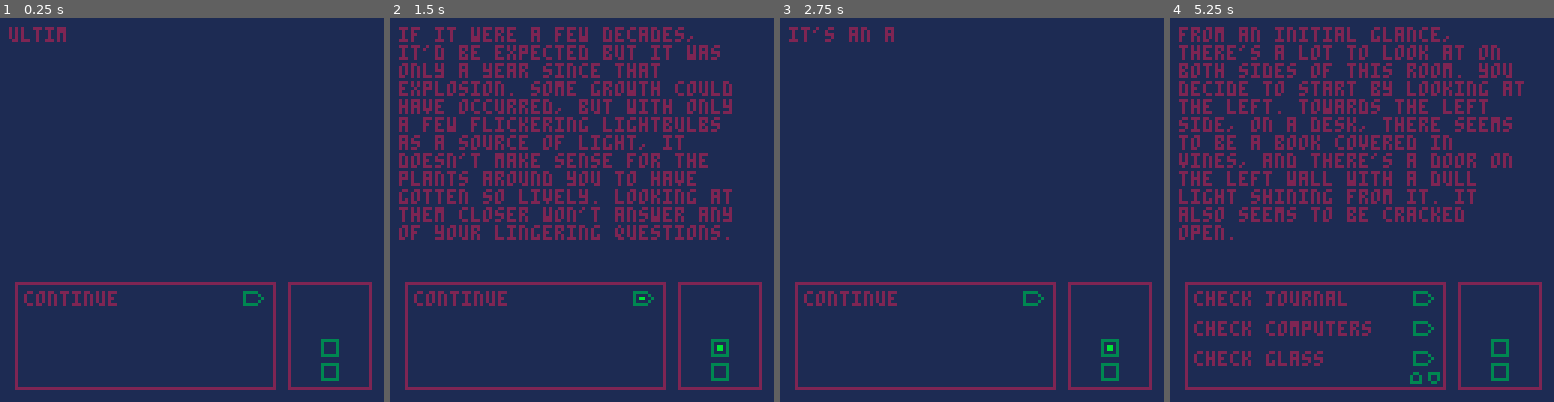
Above: before the commit, frames 1-4 (left to right).
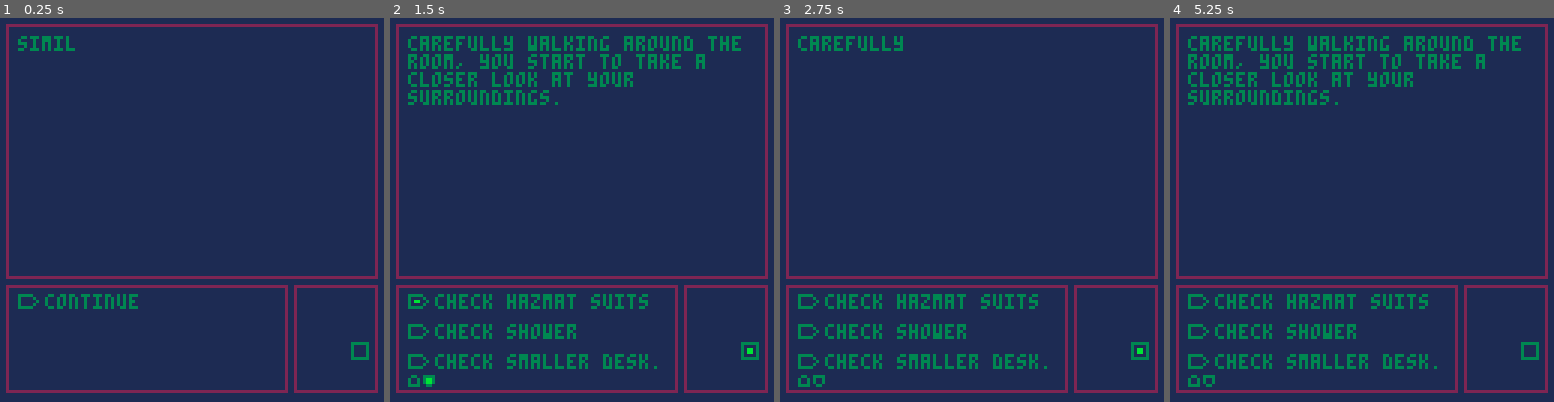
Above: after the commit, the same moments.

Repository: NeoTheSilent/A-Forgotten-Journal
Game: PICO-8 cartridge evastory.p8
Same seed, same stepped clock (60 frames per second), same inputs: the game is played once before the commit and once after it.
Inputs:
- Up to frame 1 (0.25 s): no input
- Up to frame 2 (1.5 s): tap X (X key) at 0.33, 1.07 s; tap O (Z key) at 0.7 s
- Up to frame 3 (2.75 s): tap O (Z key) at 1.7, 2.1, 2.5 s; tap X (X key) at 1.85 s; hold Up 2.15-2.42 s
- Up to frame 4 (5.25 s): tap O (Z key) every 0.4 s from 2.9 to 4.9 s; tap X (X key) at 2.97, 4.08, 5.2 s; hold Down 3.63-3.97 s; hold Up 4.73-5.03 s

The runs differ from the first frame. In frame 1, 8.9% of the frame differs, in the area x 1-99%, y 1-98%; in frame 2, 30%; in frame 3, 12%; in frame 4, 29%.

Commit message:
v1.12
Major rework for UI - Text will display incorrectly at this time due to the issues, but will be solved by rewriting the text and properly understanding new limits. Minor Room 6 work has been done, and the groundwork for "preview" rooms are in place, i.e: if a player can see a door of a room they haven't entered yet, they can see it on the map to understand the layout of the land better. Only the preview for room 4 has been done for now, but other rooms can easily have this added.

Diff:
--- a/evastory.p8
+++ b/evastory.p8
@@ -6,7 +6,7 @@
 		//info for the player
 		player = {}
 				--default is 2
-			 player.room  = 5
+			 player.room  = 6
 		bugtest = false
 
 		--[[
@@ -25,10 +25,13 @@
 		direction = "left"
 		--located in room2
 		key1=0
+		previewroom4 = 0
 		--located in room 4
 		key2=0
 		--located in room 5
 		journal1=0
+		--located in room 6
+		shears=0
 
 		--[[
 		it's important to know which
@@ -37,7 +40,7 @@
 		learn which rooms we've already
 		been in.
 		]]--
-		visitedroom={0,1,0,0,0,0,0,0,0}
+		visitedroom={0,0,0,0,0,0,0,0,0,0,0,0}
 		visitedsub ={
 				{},
 				{0,0,0,0,0,0},
@@ -72,12 +75,12 @@
 		textscroll=1
 		//array that holds room info
 		story = {
-					//room 1 information
+					// [room 1]
 					{
-							dialogue = {"nothing"},
+							dialogue = {"this room is intentionally blank"},
 							choice = {"nothing"}
 					},
-					//room 2 information
+					// [room 2]
 				 {
 							dialogue = {
 									"you've heard plenty of rumors about the abandoned apartment complex on the edge of town. there was an explosion a year ago that killed a number of people, and ever since then the complex was abandoned. there were countless rumors about what had happened.",
@@ -110,12 +113,12 @@
 									}
 							}
 					},
-					//room 3 information
+					// [room 3]
 					{
-							dialogue = {"nothing"},
+							dialogue = {"this room is intentionally blank"},
 							choice = {"nothing"}
 					},
-					//room 4 information
+					// [room 4]
 					{
 							dialogue = {
 							"it seemed that this room had quite a few rather odd looking plants inside, they almost seemed to glow with vibr …(253 unchanged characters)…
@@ -145,7 +148,7 @@
 									}
 							}
 					},
-					//room 5 information
+					// [room 5]
 					{
 							dialogue = {
 									"ultimately, you make your way to the base of the stairs without issue. the sound of water dripping echoes aro …(213 unchanged characters)…
@@ -189,30 +192,55 @@
 									}
 							}
 					},
-					//room 6 information
-					//do later
+					// [room 6]
 					{
 							dialogue = {
-									"you step into the room carefully. "
+									"similar to before, a mist comes out the door as it unlocks. it's hard to control this feeling of dread that's growing inside of you. you can't help but shake the feeling that you're being watched. you've seen a few cameras in the previous rooms, but none of them appeared to be working. it's different, something else may be looking... at least, that's what it feels like.",
+									--"perhaps your mind is playing tricks on you. it's unlikely that anyone could still be here after all this time, with the place in this condition. if there were anyone, you should've seen them by now. outside of the plants you've found, there's been no evidence of anything else.",
+									--"at any rate, you can't leave now. you haven't found anything yet that makes this investigation worth it. there should be something valuable that you could take here, whether it's equipment or some information you could sell. with some luck, it'll be enough to keep you and your sister fed for a long time.",
+									--"summoning your own courage, you step inside the now unlocked room. not knowing what to expect, you carefully survey your surroundings. this room appears to be a decontamination room. there's a few hazmat suits along the wall with a compact shower next to it. you can also see a larger scanner. it's rather large, and the only way to get to the door is to walk through it.",
+									--"you can also notice that there are two larger desks in the room, and that the scanner on the other doorway seems to have something on it's display. there also seems to be a few lockers along the opposite wall from your doorway.",
+									"carefully walking around the room, you start to take a closer look at your surroundings."
 							},
 							choice = {
-									"check journal",
-									"check other side",
-									"enter left room.",
+									"check hazmat suits",
+									"check shower",
+									"check smaller desk.",
+									"check larger desk.",
+									"check lockers",
+									"enter the scanner."
 							},
 							followupchoice = {
 									{
-									"it takes a few moments to pry the journal from the vines, as they were hugging it rather tightly. ultimately, you prevail against mother nature, giving the vine a rather triumphant look as you hold your spoils in your hand... though you realize that you're looking rather silly for boasting against a plant. you decide to open the book, and see if anything is even in it.",
-									"you flip through the pages to see if there's anything you may have missed in the book, but the rest of the pages are illegible.",
-									},
-									{
-									"you decide to start looking around on the other side of the room, to see if there's anything special there. it won't hurt to take a proper look.",
-									"you look back to the otherside, to see if you missed anything. it's not like taking a closer look will hurt."
-									},
-									{
-									"you open the door slowly. it resists slightly, though it comes as little surprise considering the state of the room. it's a miracle that something hadn't fallen over and blocked the door after all. you look inside the room.",
+									"there's enough suits here for a few people, which makes it all that more concerning that you haven't found anyone... or anything. you fish through the pockets for a few minutes, but there's nothing worth taking within. it would've been too easy if there was a keycard within.",
+									"concerned that you may have missed something, you check the pockets again. you did manage to find something this time, a spare handkerchief. it looks rather nice, so it might make a fine gift in the future, though it certainly won't help you today."
+									},
+									{
+									"a small shower roughly two feet by two feet, it seems to exist only to wash you down before you enter or after you leave. it doesn't take you long to check around, there's not many places to hide anything after all. unfortunately, your searches come up empty.",
+									"erring on the side of caution, you decide to check if there's anything under the grate, but you come up empty, and the handles don't seem to be hiding anything either.",
+									"it seems the only thing here for you is the ability to shower, if you see fit... though the thought of showering here doesn't exactly inspire confidence."
+									},
+									{
+									"you check the drawers on the smaller desk and see a smaller notepad. jotted on the surprisingly dry pages seems to be some instructions.",
+									"[before entering or exiting, the door won't open unless the scanner detects no problematic elements. this includes evaconvolvulus, so be careful that nothing sticks to you when you leave. if something goes wrong, it'll lock down the door until the issue is resolved.]",
+									"[before entering or exiting, the door won't open unless the scanner detects no problematic elements. this includes evaconvolvulus, so be careful that nothing sticks to you when you leave. if something goes wrong, it'll lock down the door until the issue is resolved.]",
+									},
+									{
+									"these seems to be a page of a journal here. insertjournal",
 									""
 									},
+									{
+									"surprisingly, you seem to find a pair of shears here, with green residue stained onto them. it may be worth keeping them for now, in case you need to cut something later.",
+									"there doesn't seem to be anything else in the locker."
+									},
+									{
+									"seeing no reason not to try, you enter the scanner. it's a larger box, able to hold you inside without issue. on the other side is a glass panel blocking the actual doorway. there also seems to be a button labeled [begin scan] next to you, as well as a display screen that is powered off. finally, there seems to be several vines on the floor.",
+									"you press the button, and the opening behind you closes with a glass panel coming down to lock you in. after a few moments, the top of the scanner lights up, completely covering the top with red light. after a few moments, it begins moving downwards.",
+									"you brace yourself, seeing no way to escape from this. the lights hit the top of your head... and continue downwards without any noticable effect until it hits the very bottom of the scanner, where it promptly fades away. you feel no different, it seems the scan is complete.",
+									"you notice a small display screen light up, with a particularly troubling sentenence.",
+									"[error - evaconvolvulus detected. doors have been locked.]",
+									"[error - evaconvolvulus detected. doors have been locked.]"
+									}
 							}
 					},
 					//room 7 information
@@ -300,11 +328,15 @@
 				1,1,1,
 				1,1,1
 		}
+
+		//holder for text ui
+		rect(2,2,125,86,2)
+
 		//holder for room ui
-		rect(96,88,123,123,2)
-
-		//room ui
-		rect(5,88,91,123,2)
+		rect(98,89,125,124,2)
+
+		//holder for choice ui
+		rect(2,89,95,124,2)
 		//using this to place a grid from the info in room
 		for i = 0, 3 do
 				for j = 1, 3 do
@@ -321,7 +353,7 @@
 sprite to show it.]]--
 						if temp==player.room
 						then
-							spr(blinkmap[swapblinkstate],90+(8*j),114-(8*i))
+							spr(blinkmap[swapblinkstate],92+(8*j),115-(8*i))
 --[[alternatively, if the player
 isn't in the room, we show off
 if the room is discovered by seeing
@@ -332,9 +364,20 @@
 exists yet.]]--
 						elseif room[(temp)]==1 and visitedroom[temp]==1
 						then
-								spr(001,90+(8*j),114-(8*i))
+								spr(001,92+(8*j),115-(8*i))
 						end
 				end
+		end
+						--[[
+		used to preview rooms, '
+		i.e: let the player know that
+		a given room exists
+		]]--
+		if previewroom4 == 1
+		then
+				spr(009,108,99)
+				spr(010,100,107)
+				spr(010,116,107,1,1,1)
 		end
 end
 
@@ -358,11 +401,11 @@
 						selection(blinkchc,
 						dialogueselection!=1,
 						textscroll == #splitdialogue(currentdialogue),
-						78,116)
+						4,117)
 						selection(blinkchc2,
 						dialogueselection!=#item.choice,
 						textscroll == #splitdialogue(currentdialogue),
-						84,116)
+					 9,117)
 				//
 				end
 
@@ -374,11 +417,14 @@
 				end
 
 		 	for i = 1, 3 do
-				  		print(item.choice[i+over3],8,81+(i*10))
+		 	 			//text
+				  		print(item.choice[i+over3],
+				  		15,82+(i*10))
+				  		//pointer
 				  		selection(blinksel,
 				  		i+over3==dialogueselection,
 				  		textscroll == #splitdialogue(currentdialogue),
-				  		80,79+(i*10))
+				  		5,80+(i*10))
 				end
 
 				if not disable and textscroll == #splitdialogue(currentdialogue)
@@ -392,11 +438,11 @@
 						end
 				end
 		else
-				print("continue",8,91)
+				print("continue",15,92)
 				selection(blinksel,
 				true,
 				textscroll == #splitdialogue(currentdialogue),
-				80,89)
+				5,90)
 		end
 end
 
@@ -509,7 +555,7 @@
 		update it as we go along.
 		]]--
 	 		currentdialogue = item[initialmainval]
-				print(sub(splitdialogue(currentdialogue),1,textscroll),3,3)
+				print(sub(splitdialogue(currentdialogue),1,textscroll),6,6,3)
 				sound(splitdialogue(currentdialogue))
 		--[[
 		we have it set so the dialogue can
@@ -613,7 +659,7 @@
 		in case.
 		]]--
 				currentdialogue = item[#item]
-				print(sub(splitdialogue(currentdialogue),1,textscroll),3,3)
+				print(sub(splitdialogue(currentdialogue),1,textscroll),6,6,3)
 				sound(splitdialogue(currentdialogue))
 		end
 end
@@ -716,6 +762,7 @@
 						and visitedsub[2][3] == 1
 						then
 								player.room = 5
+								previewroom4 = 1
 						else
 								visitedsub[2][3] = 0
 						end
@@ -786,7 +833,36 @@
 				then
 						player.room = 6
 				end
-		end
+
+		--[[
+	 room 5
+		]]--
+		elseif player.room == 6
+		then
+				if selectedchoice == 5
+				then
+						shears = 1
+				end
+				if selectedchoice == 6
+				and shears == 1
+				then
+						player.room = 9
+				end
+		end
+
+		--[[
+		reset the cursor position
+		after a new event that could
+		cause the player to switch rooms
+		and cause the selected option
+		to be [nil] in the new room.
+		i.e: previous selection = 5
+		room has max 4 selections
+
+		not necessary for repeated events
+		and is helpful for showing that
+		you already did that option
+		]]--
 		dialogueselection = 1
 end
 -->8
@@ -896,11 +972,11 @@
 end
 __gfx__
 00000000000000000000000000000000000000000000000000000000000000000000000000000000000000000000000000000000000000000000000000000000
-00000000033333300333333000000000000000000000000000000000000000000000000000000000000000000000000000000000000000000000000000000000
-00700700030000300300003003333300033333000003300000033000003333000033330000000000000000000000000000000000000000000000000000000000
-0007700003000030030bb030030000300300003000300300003bb30000300300003bb30000000000000000000000000000000000000000000000000000000000
-0007700003000030030bb03003000003030bb00300300300003bb30000300300003bb30000000000000000000000000000000000000000000000000000000000
-00700700030000300300003003000030030000300033330000333300000330000003300000000000000000000000000000000000000000000000000000000000
-00000000033333300333333003333300033333000000000000000000000000000000000000000000000000000000000000000000000000000000000000000000
-
-
+00000000033333300333333000000000000000000000000000000000000000000000000000000000000003300000000000000000000000000000000000000000
+00700700030000300300003003333300033333000003300000033000003333000033330000000000000000300000000000000000000000000000000000000000
+0007700003000030030bb030030000300300003000300300003bb30000300300003bb30000000000000000300000000000000000000000000000000000000000
+0007700003000030030bb03003000003030bb00300300300003bb30000300300003bb30000000000000000300000000000000000000000000000000000000000
+00700700030000300300003003000030030000300033330000333300000330000003300003000030000000300000000000000000000000000000000000000000
+00000000033333300333333003333300033333000000000000000000000000000000000003333330000003300000000000000000000000000000000000000000
+
+
